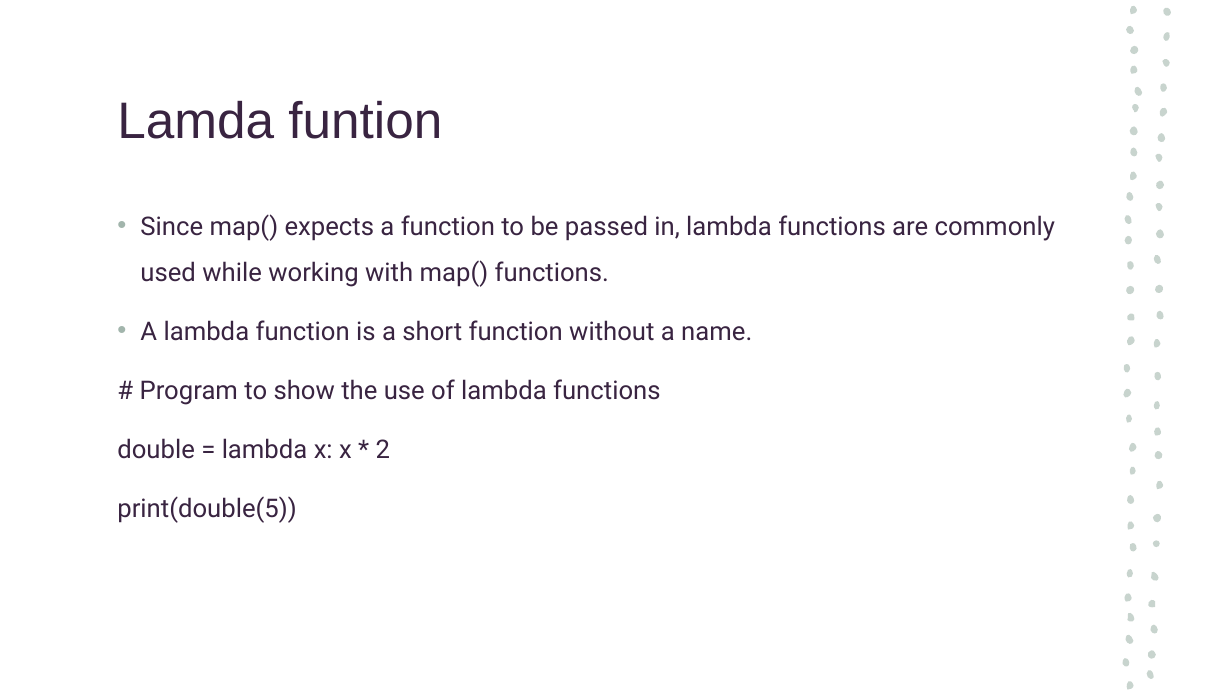
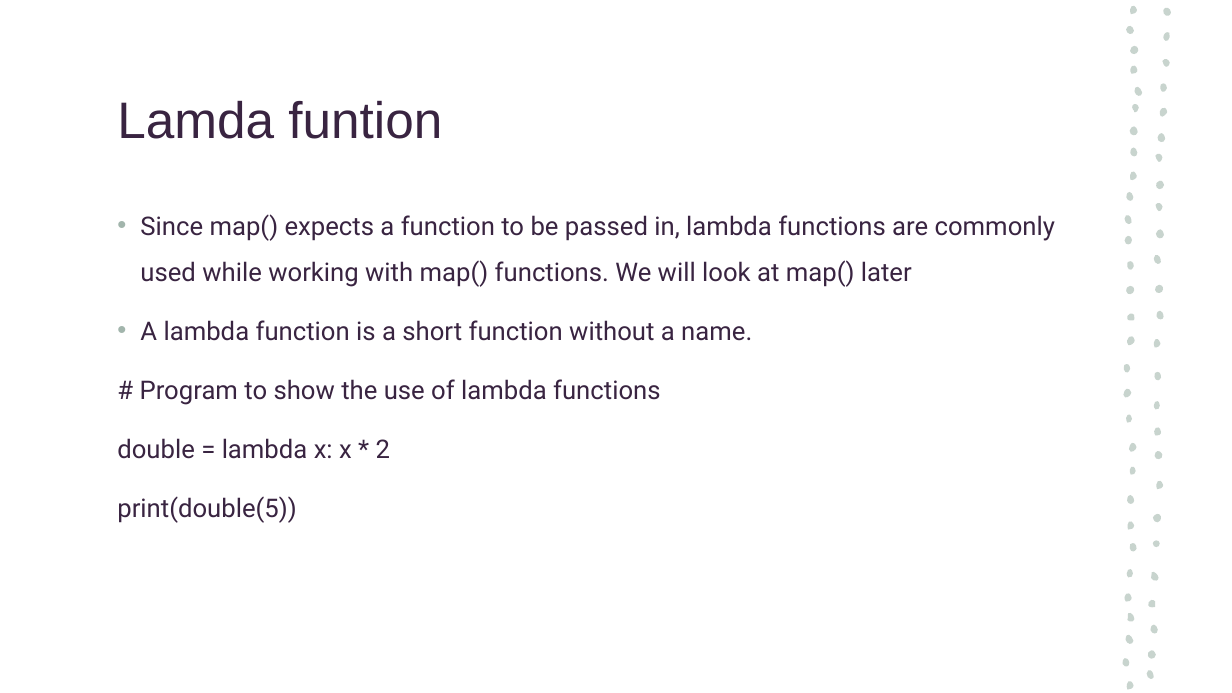
Before and after one commit to NYP-RoboticsSG/Robotics-Sharing, a slide deck: slide 8 of List comprehension and Lamda.pptx (slide 2 before the commit). Drawn at 1232x693 pixels with LibreOffice and Linux fonts; fonts in the diff are those of the drawing. Boxes give left, top, right and bottom in pixels: in the first picture for what was removed or moved away, otherwise in the second. Text is boxed around its words. In the diff, an @@ line names an element or a change of style, - is before the commit and + after.

Commit message:
updated
updated 20210515

```diff
--- a/List comprehension and Lamda.pptx
+++ b/List comprehension and Lamda.pptx
@@ text at [140,214,1055,287]: text changed @@
-• Since map() expects a function to be passed in, lambda functions are commonly used while working with map() functions.
+• Since map() expects a function to be passed in, lambda functions are commonly used while working with map() functions. We will look at map() later
```
Also in this commit, not shown: 1 other slide changed, 3 slides added.
